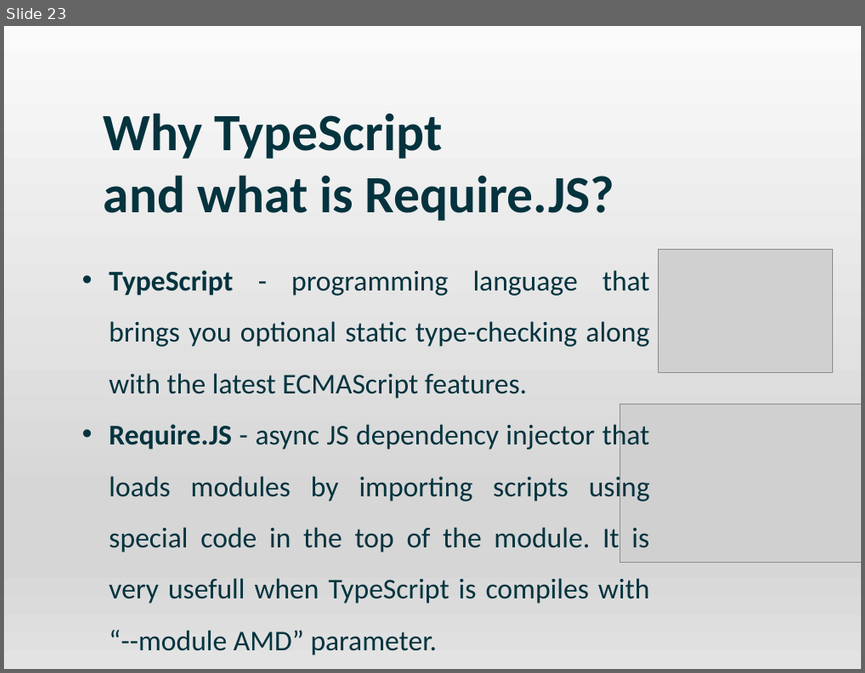
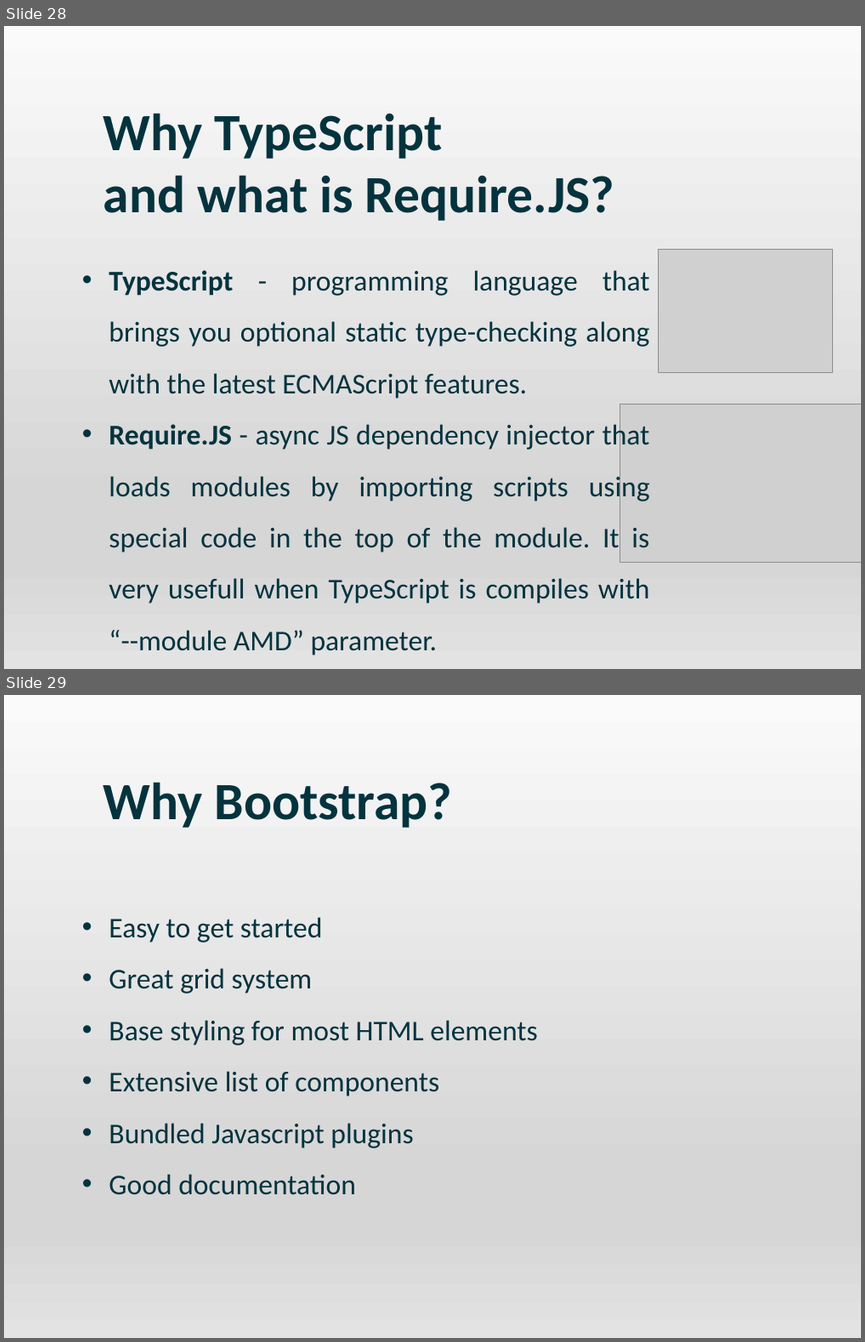
Before and after one commit to DmitriyLy/travel_portal, a slide deck: docs/Travel Portal.pptx. Shown one above the other, each under a label of ours: slide 23 before the commit, slides 28 and 29 after it. The pictures are 865x673 and 865x1342 pixels, drawn with LibreOffice and Linux fonts; fonts in the diff are those of the drawing; grey boxes stand for pictures; background and template pictures are left out. Boxes give left, top, right and bottom in pixels: in the first picture for what was removed or moved away, otherwise in the second. Text is boxed around its words. In the diff, an @@ line names an element or a change of style, - is before the commit and + after.

```diff
--- a/docs/Travel Portal.pptx
+++ b/docs/Travel Portal.pptx
@@ slide 29 added at (4, 695, 861, 1338), background #FFFFFF @@
@@ rectangle added at (4, 695, 861, 1338), fill gradient #FAFAFA to #D6D6D6 to #E3E3E3 @@
@@ text added at (103, 782, 453, 828), 44 pt, text #04333E, bold @@
+Why Bootstrap?
@@ text added at (109, 917, 537, 1195), 24 pt, text #04333E @@
+• Easy to get started
+• Great grid system
+• Base styling for most HTML elements
+• Extensive list of components
+• Bundled Javascript plugins
+• Good documentation
@@ what was slide 23 is now slide 28 @@
```
Also in this commit, not shown: 12 slides changed, 6 other slides added, 7 slides removed.
